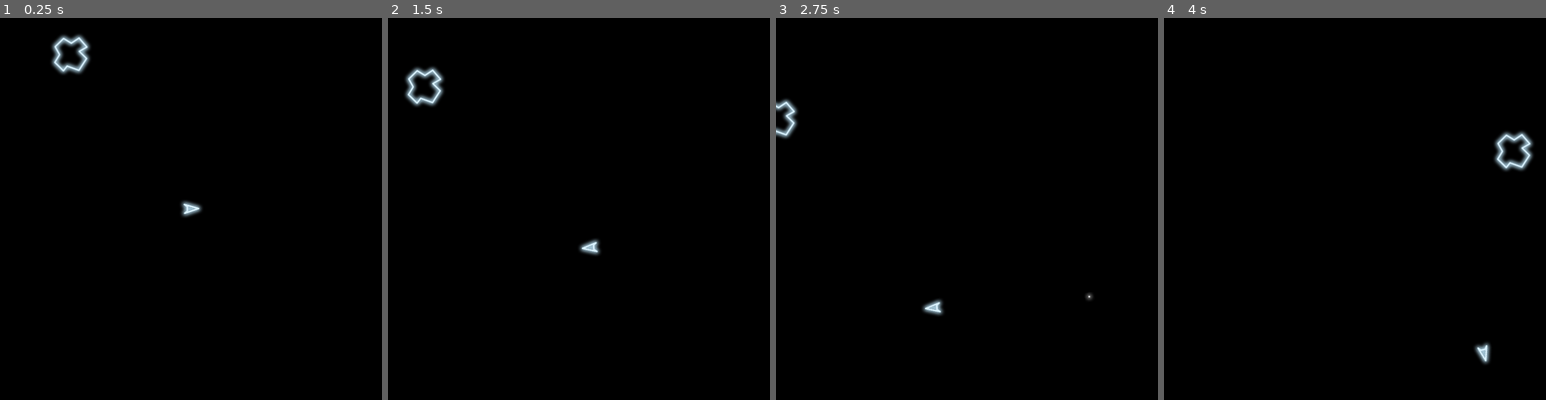
Above: before the commit, frames 1-4 (left to right).
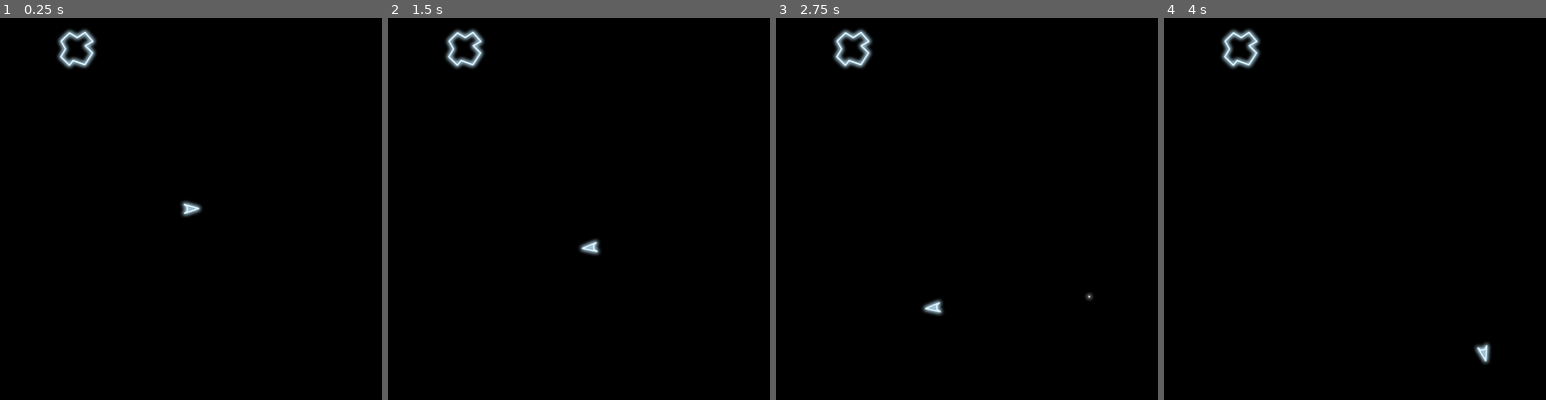
Above: after the commit, the same moments.

Repository: davidward462/asteroids
Game: Godot game, scene res://scenes/main.tscn
The game is run twice, just before and just after one commit, with the same random seed, the same clock (stepped at 60 frames per second) and the same inputs.
Inputs:
- Up to frame 1 (0.25 s): no input
- Up to frame 2 (1.5 s): hold W (accelerate) 0.53-1.28 s; hold D (rotate_clockwise) 0.53-1.28 s; tap A (rotate_counterclockwise) at 1.35 s
- Up to frame 3 (2.75 s): hold W (accelerate) from 2.03 s (still down); tap Space (shoot) at 2.1 s
- Up to frame 4 (4 s): tap D (rotate_clockwise) at 2.85 s; release W (accelerate) at 3.53 s; hold A (rotate_counterclockwise) from 3.53 s (still down)

The runs differ from the first frame. In frame 1, 1.0% of the frame differs, in the area x 13-26%, y 2-15%; in frame 2, 1.4%, in the area x 4-26%, y 2-24%; in frame 3, 1.1%; in frame 4, 1.4%.

Commit message:
make asteroid not move

Diff:
--- a/scripts/asteroid.gd
+++ b/scripts/asteroid.gd
@@ -15,7 +15,8 @@
 	add_to_group("asteroids")
 	randomize()
 
-	speed = randf_range(MIN_SPEED, MAX_SPEED)
+	#speed = randf_range(MIN_SPEED, MAX_SPEED)
+	speed = 0.0
 	dir = randf_range(PI, -PI)
 
 	# Make asteroid move at a constant velocity and not slow down.
